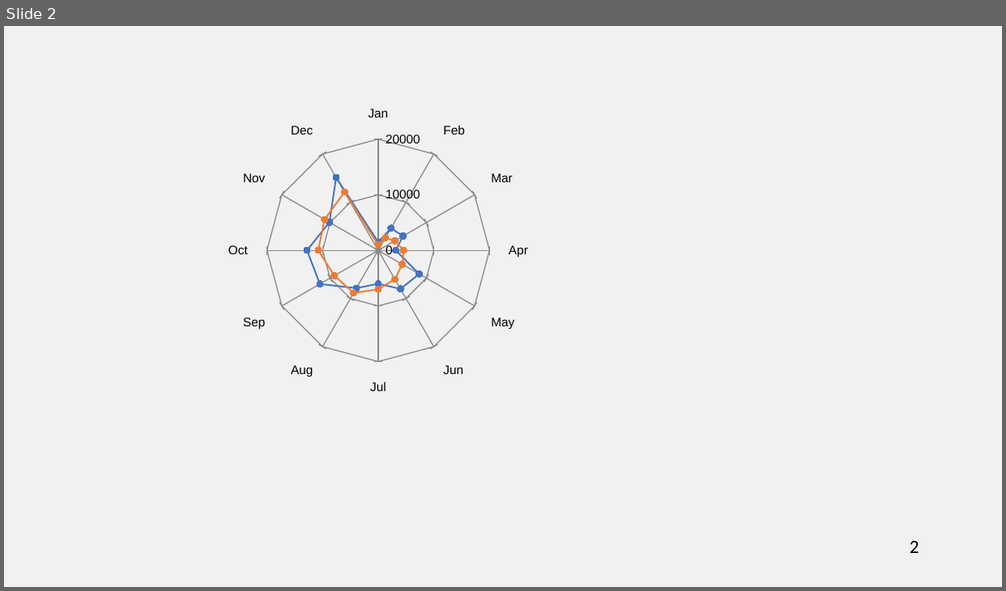
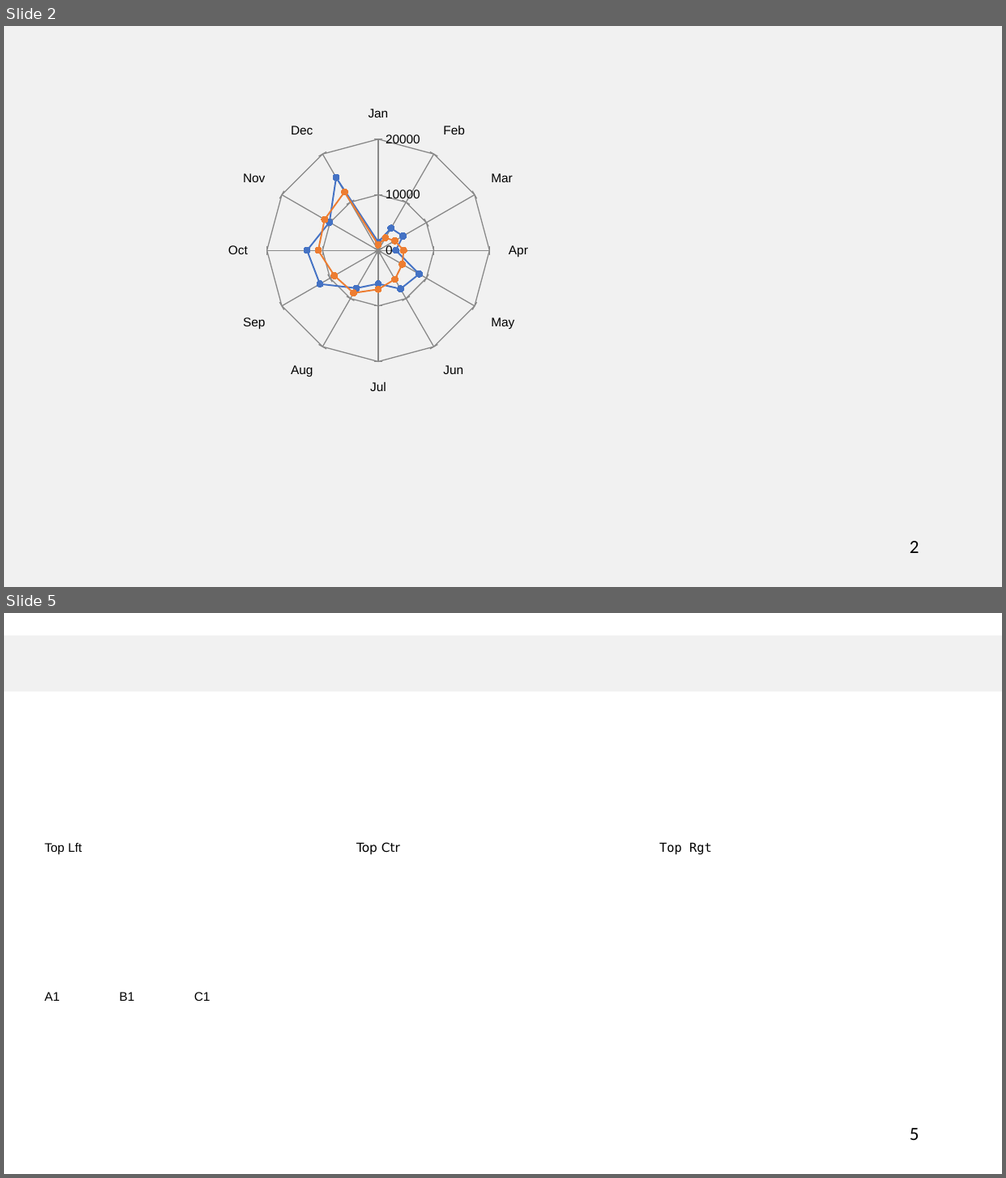
Before and after one commit to emptist/converts, a slide deck: Gen-PowerPoint-Demo.pptx. Shown one above the other, each under a label of ours: slide 2 before the commit, slides 2 and 5 after it; the slides between them are not shown. The pictures are 1006x591 and 1006x1178 pixels, drawn with LibreOffice and Linux fonts; fonts in the diff are those of the drawing; background and template pictures are left out. Boxes give left, top, right and bottom in pixels: in the first picture for what was removed or moved away, otherwise in the second. Text is boxed around its words. In the diff, an @@ line names an element or a change of style, - is before the commit and + after.

```diff
--- a/Gen-PowerPoint-Demo.pptx
+++ b/Gen-PowerPoint-Demo.pptx
@@ slide 5 added at box(4, 613, 1002, 1174), background #FFFFFF @@
@@ rectangle added at box(4, 636, 1002, 692), fill #F1F1F1 @@
@@ table added at box(41, 837, 715, 913), 1 rows, 3 columns @@
+Top Lft | Top Ctr | Top Rgt
@@ table added at box(41, 987, 266, 1063), 1 rows, 3 columns @@
+A1 | B1 | C1
@@ page number added at box(910, 1128, 919, 1140), 18 pt, text #000000 @@
+5
```
Also in this commit, not shown: 1 slide changed, 1 other slide added, 1 other file.
